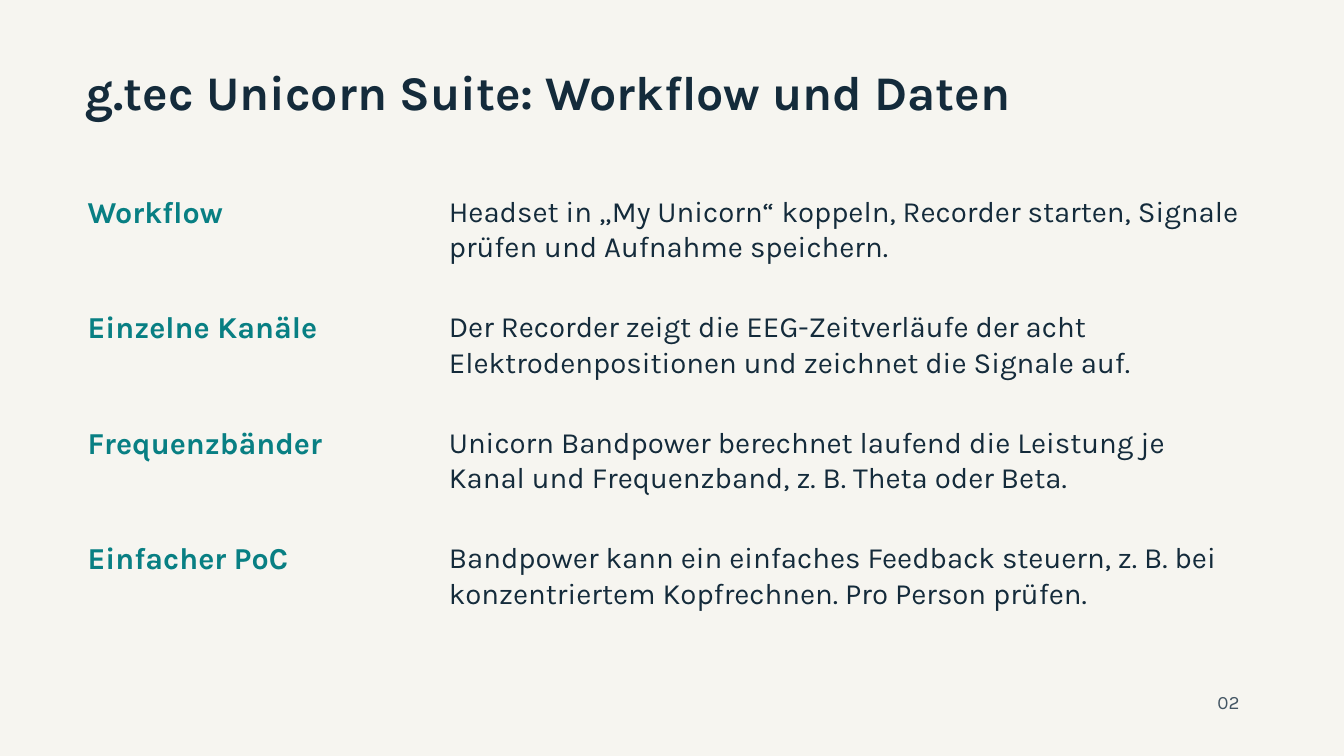
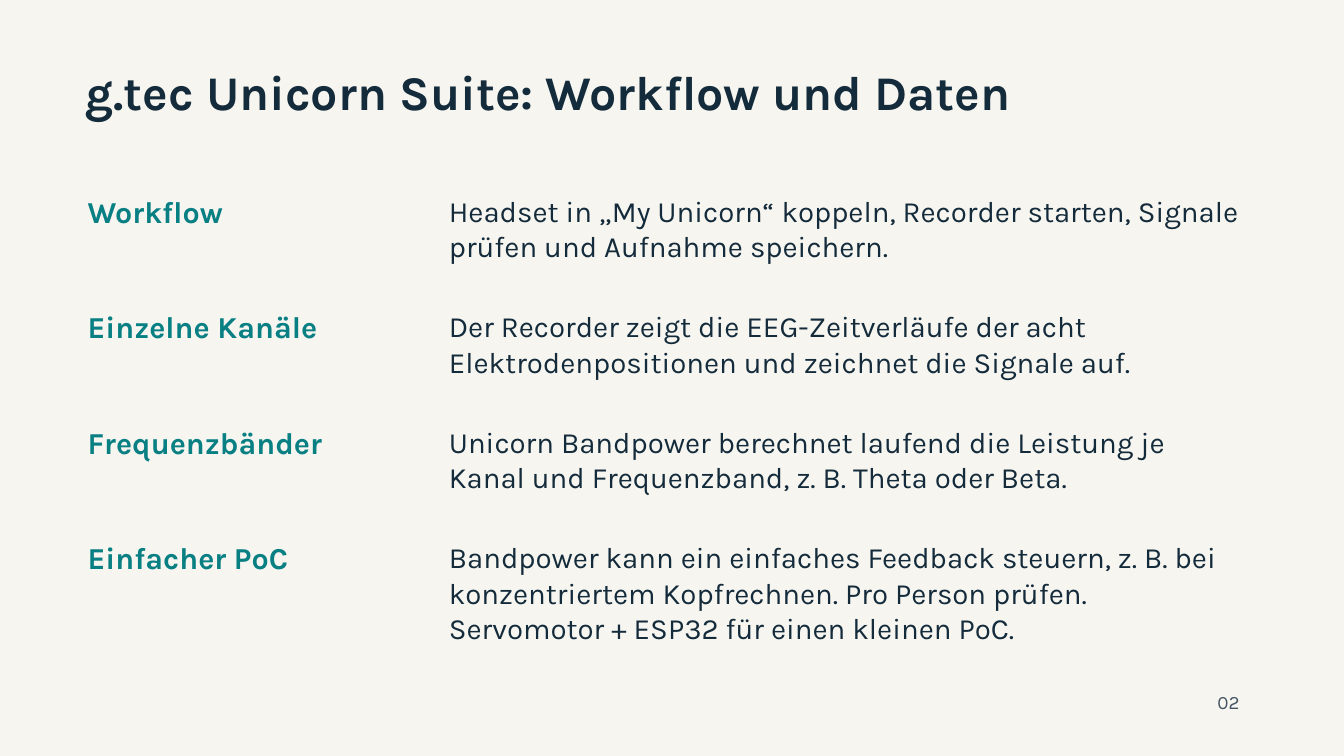
Before and after one commit to theoavgitidis/EEGvsMEG, a slide deck: slide 2 of presentations/EEGvsMEG_Projektstand_DE_v5.pptx. Drawn at 1344x756 pixels with LibreOffice and Linux fonts; fonts in the diff are those of the drawing. Boxes give left, top, right and bottom in pixels: in the first picture for what was removed or moved away, otherwise in the second. Text is boxed around its words. In the diff, an @@ line names an element or a change of style, - is before the commit and + after.

```diff
--- a/presentations/EEGvsMEG_Projektstand_DE_v5.pptx
+++ b/presentations/EEGvsMEG_Projektstand_DE_v5.pptx
@@ text at (449,547,1216,640): text changed @@
-Bandpower kann ein einfaches Feedback steuern, z. B. bei konzentriertem Kopfrechnen. Pro Person prüfen.
+Bandpower kann ein einfaches Feedback steuern, z. B. bei konzentriertem Kopfrechnen. Pro Person prüfen. Servomotor + ESP32 für einen kleinen PoC.
```
Also in this commit, not shown: 1 other slide changed, 1 slide added, 2 other files.
